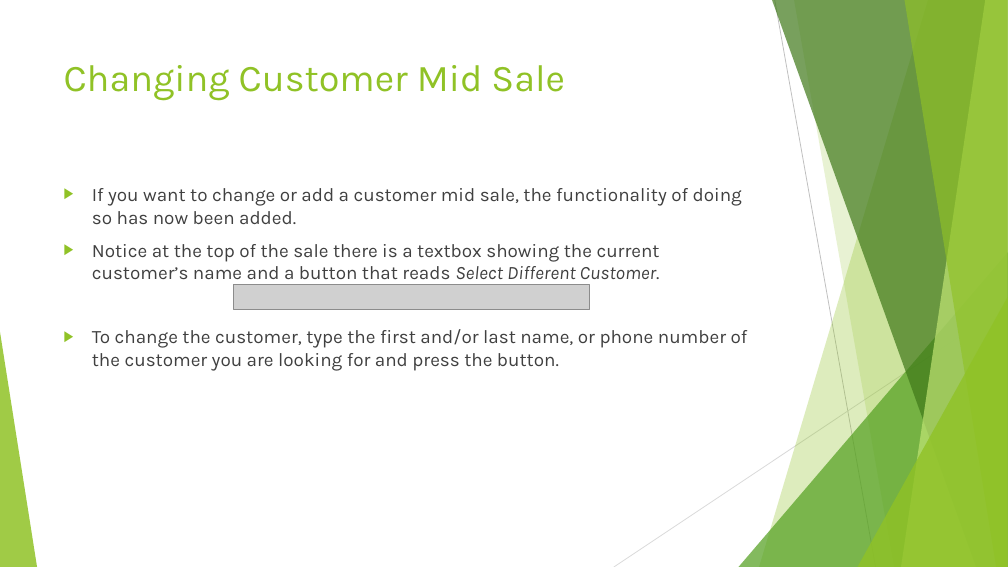
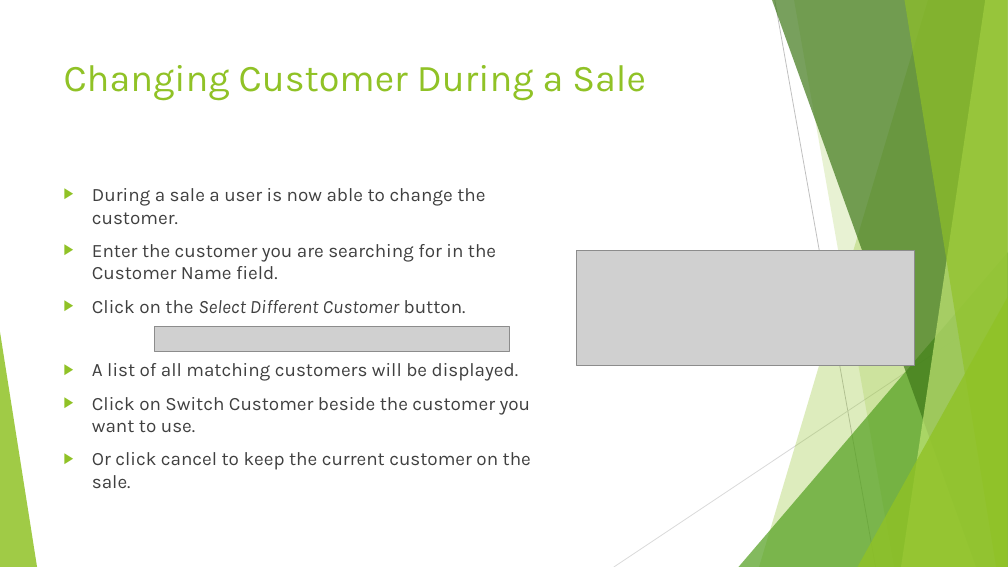
Before and after one commit to SweetSpotProShop/SweetSpot-Documentation, a slide deck: slide 3 of v2.3.0.pptx. Drawn at 1008x567 pixels with LibreOffice and Linux fonts; fonts in the diff are those of the drawing; grey boxes stand for pictures. Boxes give left, top, right and bottom in pixels: in the first picture for what was removed or moved away, otherwise in the second. Text is boxed around its words. In the diff, an @@ line names an element or a change of style, - is before the commit and + after.

```diff
--- a/v2.3.0.pptx
+++ b/v2.3.0.pptx
@@ title at bbox=[64, 65, 646, 101]: text changed @@
-Changing Customer Mid Sale
+Changing Customer During a Sale
@@ text at bbox=[92, 188, 531, 488]: text changed @@
-▶ If you want to change or add a customer mid sale, the functionality of doing so has now been added.
-▶ Notice at the top of the sale there is a textbox showing the current customer’s name and a button that reads Select Different Customer.
-▶ To change the customer, type the first and/or last name, or phone number of the customer you are looking for and press the button.
+▶ During a sale a user is now able to change the customer.
+▶ Enter the customer you are searching for in the Customer Name field.
+▶ Click on the Select Different Customer button.
+▶ A list of all matching customers will be displayed.
+▶ Click on Switch Customer beside the customer you want to use.
+▶ Or click cancel to keep the current customer on the sale.
@@ picture added at bbox=[576, 250, 914, 365] @@
@@ picture: place and size @@
-picture at bbox=[234, 285, 589, 309]
+picture at bbox=[154, 327, 510, 351]
```
Also in this commit, not shown: 3 other slides changed, 1 slide added, 2 slides removed.
